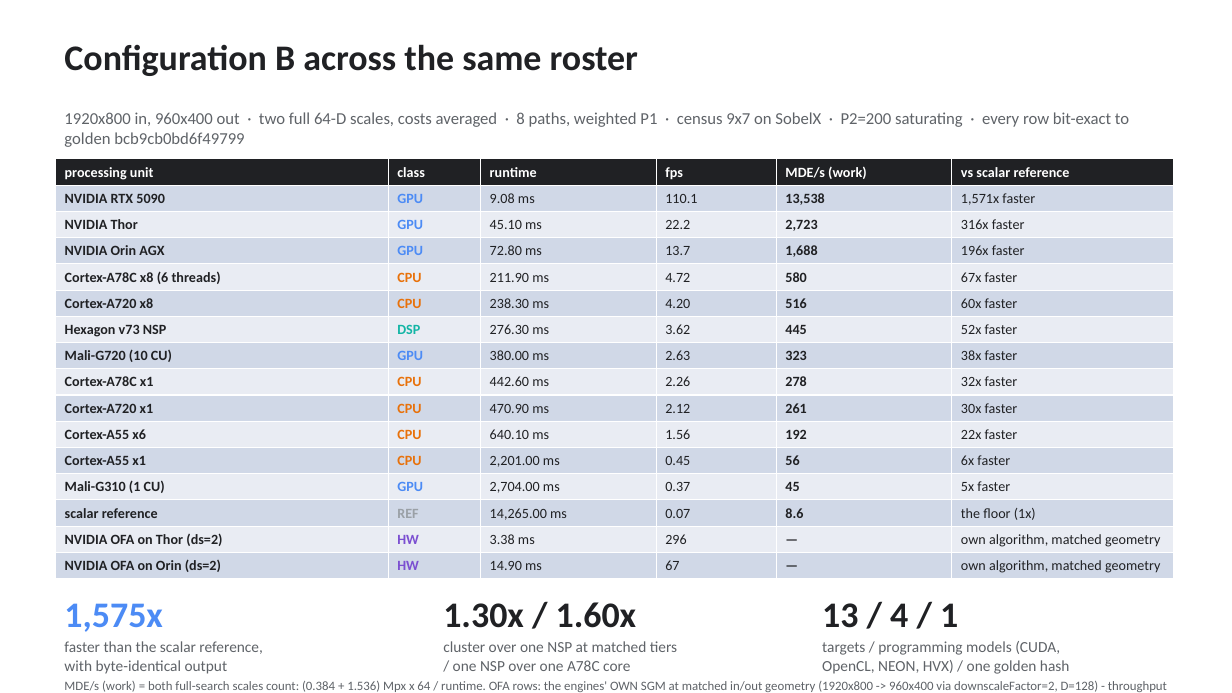
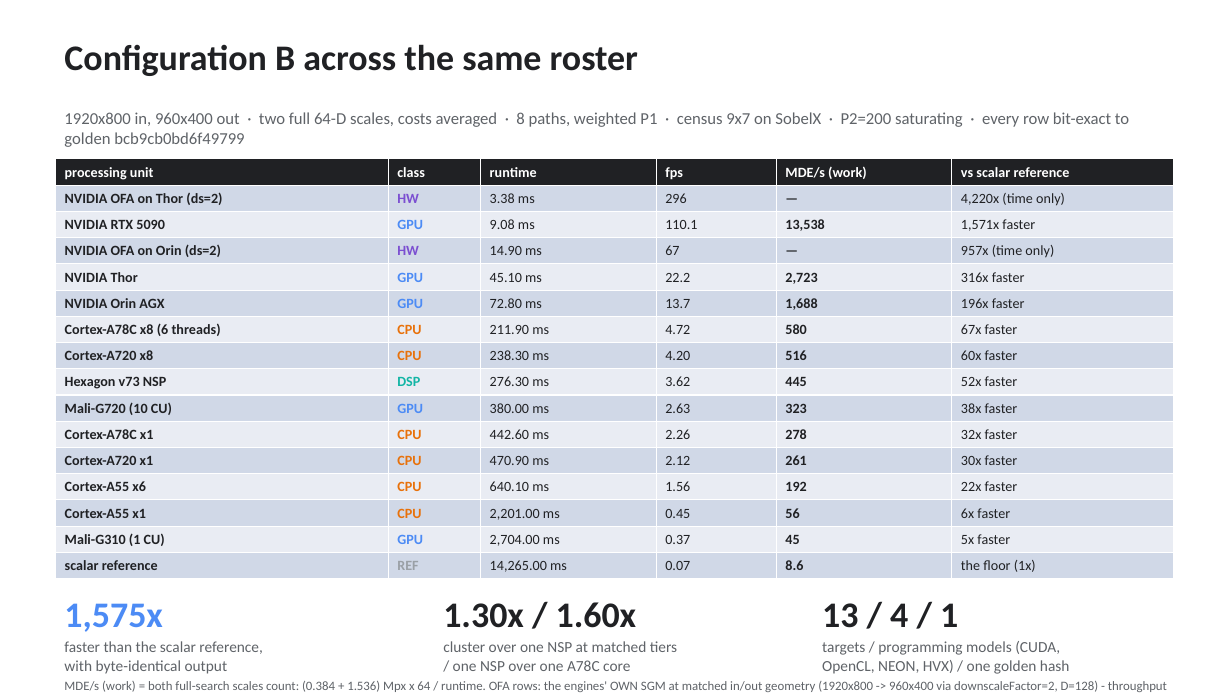
Before and after one commit to kylefoxaustin/sgm-bench, a slide deck: slide 15 of docs/sgm-results.pptx. Drawn at 1232x693 pixels with LibreOffice and Linux fonts; fonts in the diff are those of the drawing. Boxes give left, top, right and bottom in pixels: in the first picture for what was removed or moved away, otherwise in the second. Text is boxed around its words. In the diff, an @@ line names an element or a change of style, - is before the commit and + after.

```diff
--- a/docs/sgm-results.pptx
+++ b/docs/sgm-results.pptx
@@ table at (55, 159, 1174, 576) @@
+row 2: NVIDIA OFA on Thor (ds=2) | HW | 3.38 ms | 296 | — | 4,220x (time only)
+row 4: NVIDIA OFA on Orin (ds=2) | HW | 14.90 ms | 67 | — | 957x (time only)
-row 15: NVIDIA OFA on Thor (ds=2) | HW | 3.38 ms | 296 | — | own algorithm, matched geometry
-row 16: NVIDIA OFA on Orin (ds=2) | HW | 14.90 ms | 67 | — | own algorithm, matched geometry
```
Also in this commit, not shown: 2 other slides changed, 2 other files.
